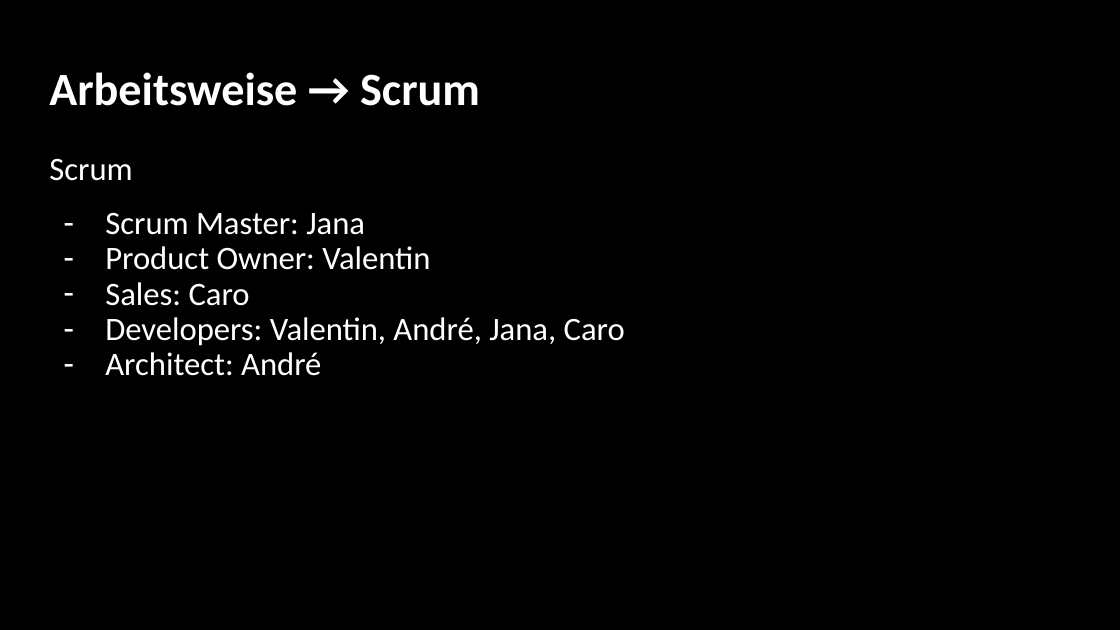
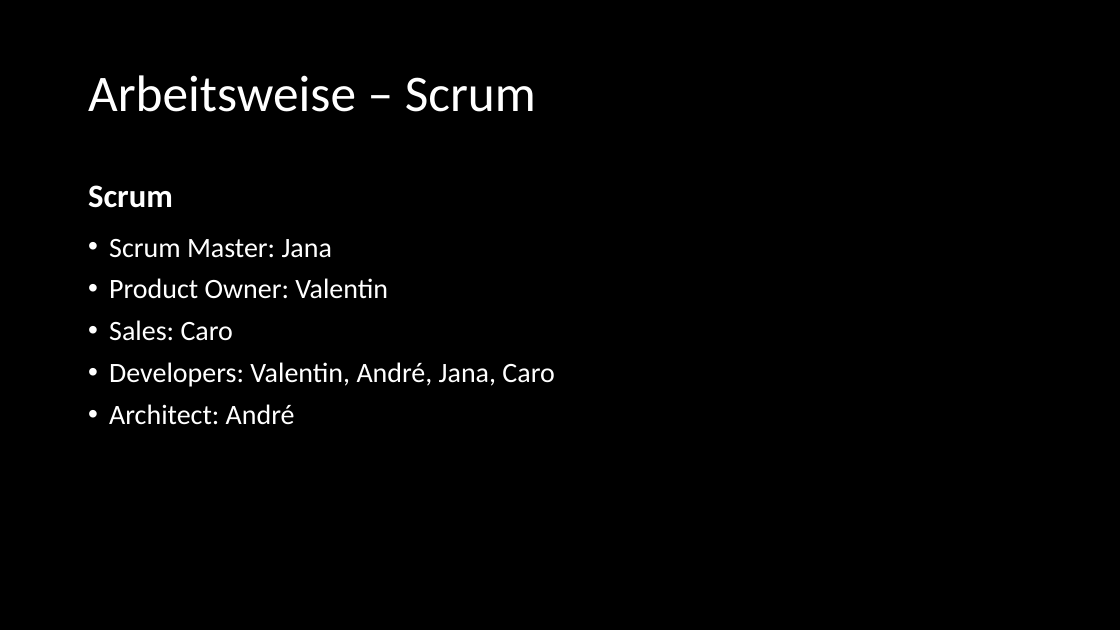
Before and after one commit to andre-anan-gilbert/Real-time-Facial-Age-and-Emotion-Recognition, a slide deck: slide 16 of docs/Final_Presentation_25_01_ [Autosaved].pptx (slide 13 before the commit). Drawn at 1120x630 pixels with LibreOffice and Linux fonts; fonts in the diff are those of the drawing. Boxes give left, top, right and bottom in pixels: in the first picture for what was removed or moved away, otherwise in the second. Text is boxed around its words. In the diff, an @@ line names an element or a change of style, - is before the commit and + after.

```diff
--- a/docs/Final_Presentation_25_01_ [Autosaved].pptx
+++ b/docs/Final_Presentation_25_01_ [Autosaved].pptx
@@ title "Arbeitsweise – Scrum" at box(88, 75, 536, 112): vertical alignment top to middle @@
@@ title at box(88, 75, 536, 112): text changed; size 39.6 to 44 pt; bold off @@
-Arbeitsweise → Scrum
+Arbeitsweise – Scrum
@@ text "Scrum": place and size @@
-text "Scrum" at box(49, 158, 625, 376)
+text "Scrum" at box(88, 185, 554, 425)
@@ text "Scrum" at box(88, 185, 554, 425): bold on in "Scrum"; size 28 to 24 pt; more space between paragraphs; bullet - to • @@
```
Also in this commit, not shown: 18 other slides changed, 7 slides added, 1 slide removed.
